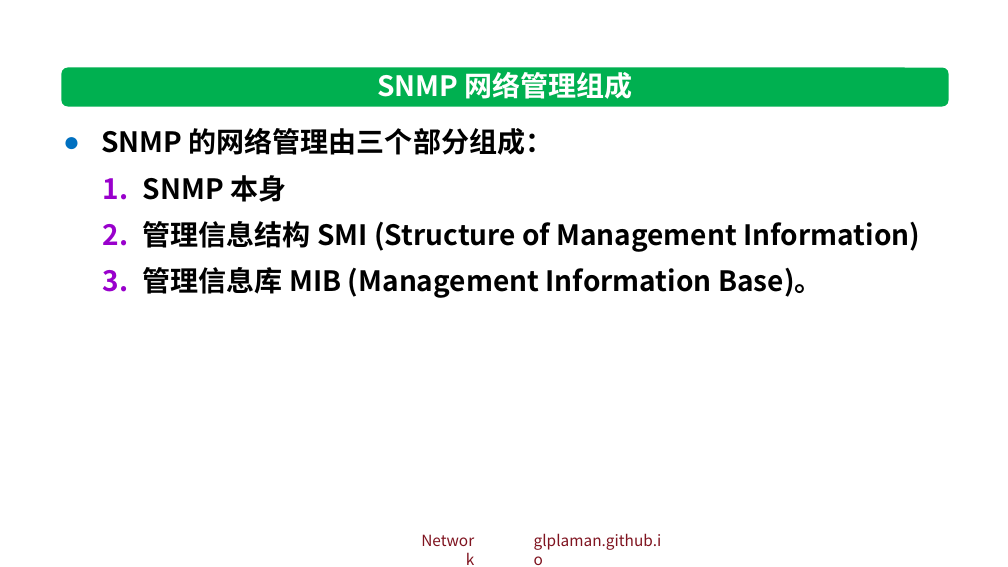
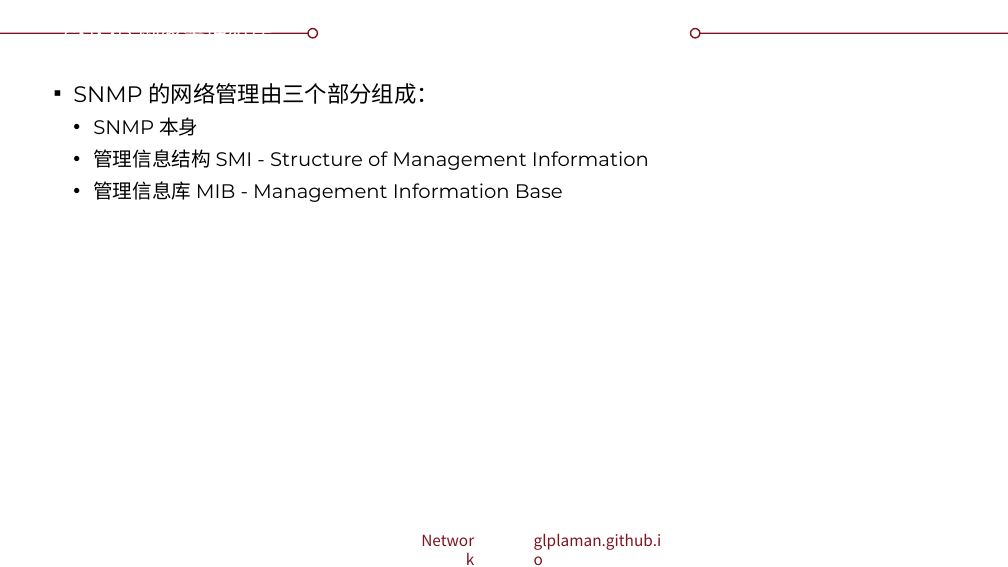
Before and after one commit to glplaman/glplaman.github.io, a slide deck: slide 202 of network/ppt/chap6.pptx. Drawn at 1008x567 pixels with LibreOffice and Linux fonts; fonts in the diff are those of the drawing; background and template pictures are left out. Boxes give left, top, right and bottom in pixels: in the first picture for what was removed or moved away, otherwise in the second. Text is boxed around its words. In the diff, an @@ line names an element or a change of style, - is before the commit and + after.

```diff
--- a/network/ppt/chap6.pptx
+++ b/network/ppt/chap6.pptx
@@ rectangle removed at [0, 0, 1008, 39] @@
@@ title "SNMP 网络管理组成": place and size @@
-title "SNMP 网络管理组成" at [377, 72, 633, 99]
+title "SNMP 网络管理组成" at [63, 32, 273, 34]
@@ title "SNMP 网络管理组成" at [63, 32, 273, 34]: size 20 to 16 pt, font Noto Sans CJK SC to Montserrat, bold off; alignment centre to left; vertical alignment top to middle @@
@@ ellipse added at [308, 28, 318, 37], fill #FFFFFF, outline #7F131F 1 pt @@
@@ ellipse added at [690, 28, 700, 37], fill #FFFFFF, outline #7F131F 1 pt @@
@@ text "SNMP 的网络管理由三个部分组成：": place and size @@
-text "SNMP 的网络管理由三个部分组成：" at [101, 128, 920, 298]
+text "SNMP 的网络管理由三个部分组成：" at [73, 83, 649, 202]
@@ rounded rectangle removed at [61, 68, 949, 107] @@
@@ text at [73, 83, 439, 136]: size 20 to 16 pt in "SNMP 的网络管理由三个部分组成："; font Noto Sans CJK SC to Montserrat, bold off in "SNMP 的网络管理由三个部分组成：", "SNMP 本身"; size 20 to 14 pt in "SNMP 本身"; bullet ● to ▪; line spacing 33pt to 1; more space between paragraphs; bullet 1. to •; list level 1 to 2 in "SNMP 本身" @@
@@ text at [93, 149, 649, 202]: text changed; size 20 to 14 pt; font Noto Sans CJK SC to Montserrat; bold off @@
-2. 管理信息结构 SMI (Structure of Management Information)
-3. 管理信息库 MIB (Management Information Base)。
+  • 管理信息结构 SMI - Structure of Management Information
+  • 管理信息库 MIB - Management Information Base
```
Also in this commit, not shown: 23 other slides changed, 10 other files.
